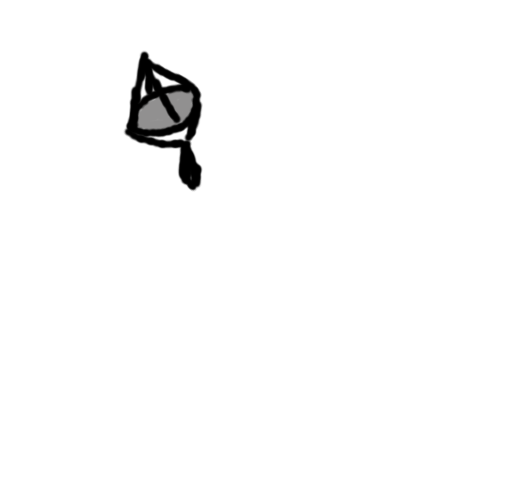
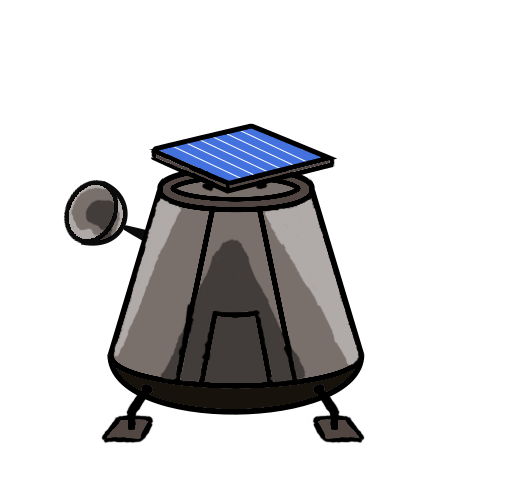
Revision of a layered 508 × 490 image; what changed, layer by layer:
added layer "solar" above "Base #1" over [149, 123, 338, 194]
added layer "Base #1" above "Base #2" over [101, 165, 365, 444]
added layer "dish" above "Base" over [63, 179, 147, 246]
hid "Layer #1", opacity 100% → 48% over [123, 50, 203, 192]
hid "Layer #2", opacity 100% → 45% over [132, 88, 195, 143]
